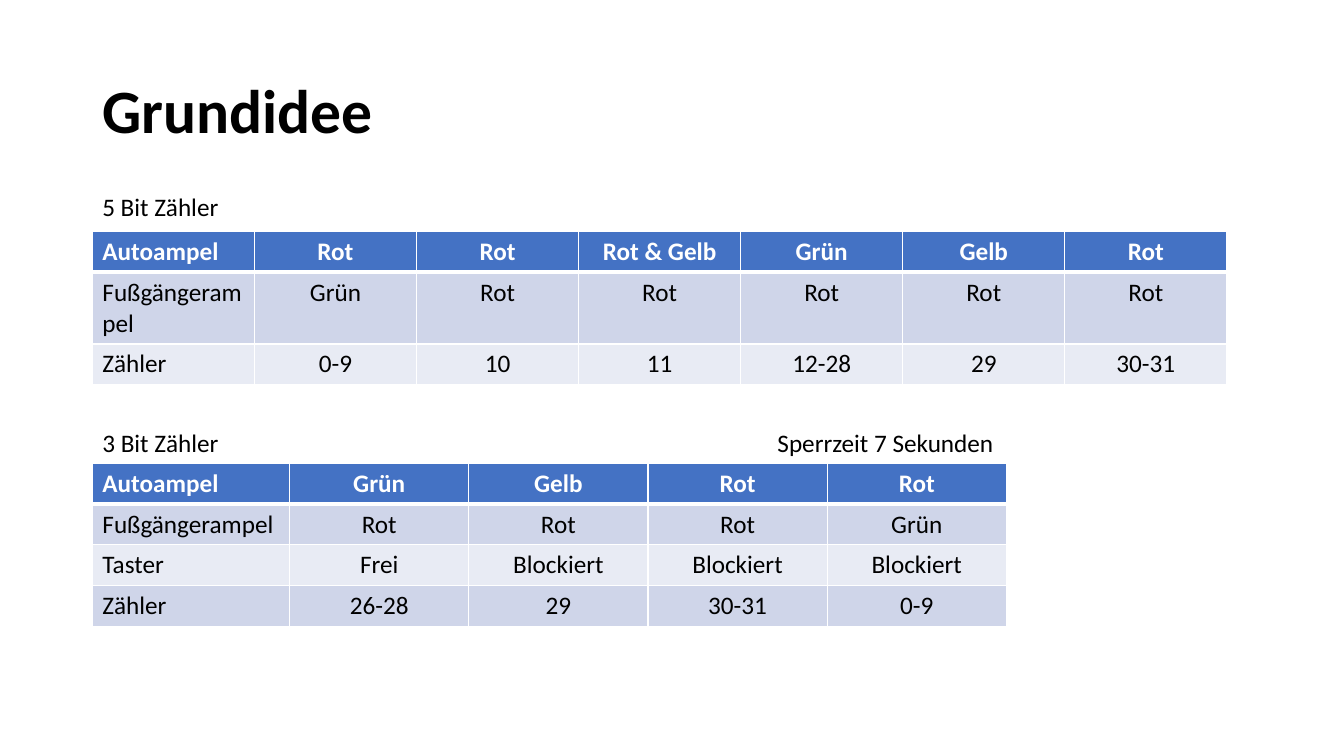
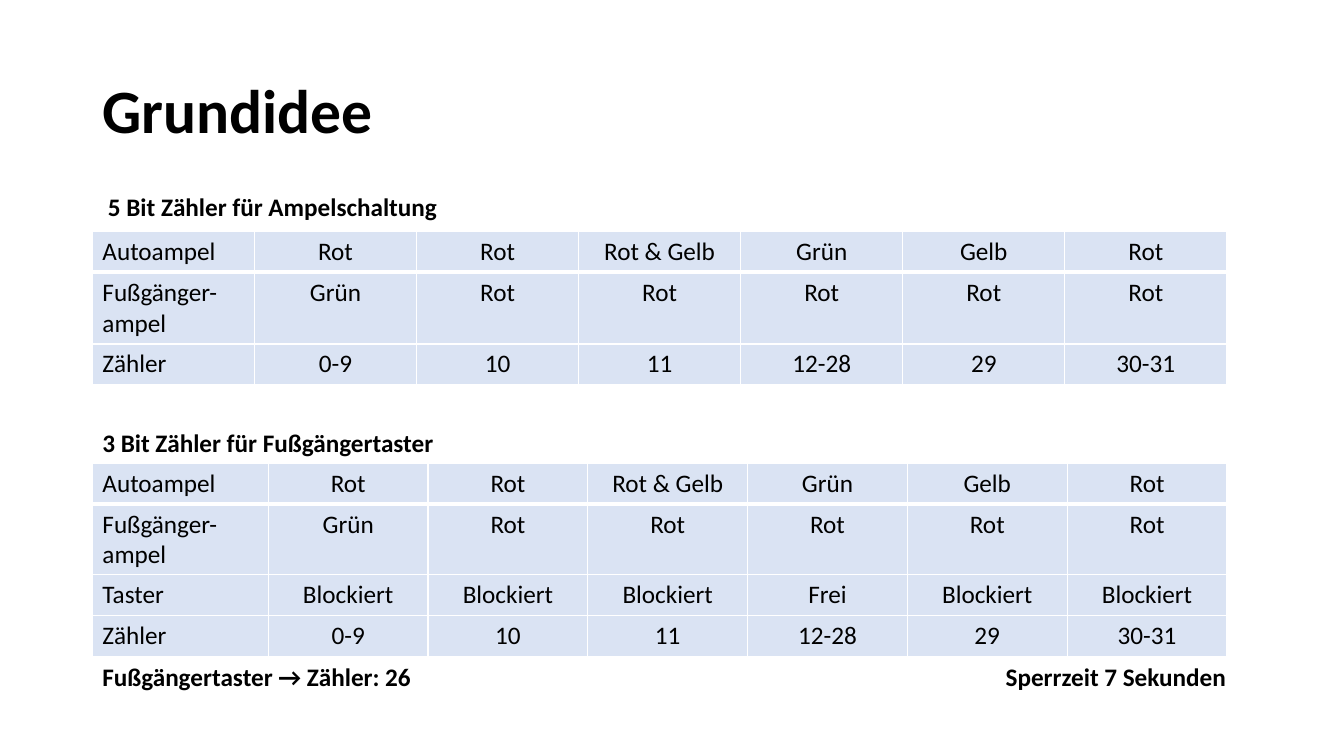
Before and after one commit to Seany1992/Info2-Stoppuhr, a slide deck: slide 3 of Info2Präsi.pptx. Drawn at 1344x756 pixels with LibreOffice and Linux fonts; fonts in the diff are those of the drawing. Boxes give left, top, right and bottom in pixels: in the first picture for what was removed or moved away, otherwise in the second. Text is boxed around its words. In the diff, an @@ line names an element or a change of style, - is before the commit and + after.

```diff
--- a/Info2Präsi.pptx
+++ b/Info2Präsi.pptx
@@ text at box(108, 198, 436, 221): text changed; bold on @@
-5 Bit Zähler
+5 Bit Zähler für Ampelschaltung
@@ table at box(93, 232, 1229, 384) @@
-row 2, column 1: Fußgängerampel
+row 2, column 1: Fußgänger- / ampel
@@ fill #4472C4 to #DAE3F3 in row 1 @@
@@ fill #CFD5EA to #DAE3F3 in row 2 @@
@@ fill #E9EBF5 to #DAE3F3 in row 3 @@
@@ text colour #FFFFFF to #000000, bold off in "Autoampel", "Rot", "Rot", "Rot & Gelb" and 3 more places @@
@@ text at box(102, 434, 433, 457): text changed; bold on @@
-3 Bit Zähler
+3 Bit Zähler für Fußgängertaster
@@ table at box(93, 463, 1231, 656) @@
-column 1: Autoampel | Fußgängerampel | Taster | Zähler
-column 2: Grün | Rot | Frei | 26-28
+column 1: Autoampel | Fußgänger- / ampel | Taster | Zähler
+column 2: Rot | Grün | Blockiert | 0-9
+column 3: Rot | Rot | Blockiert | 10
+column 4: Rot & Gelb | Rot | Blockiert | 11
+column 5: Grün | Rot | Frei | 12-28
-column 5: Rot | Grün | Blockiert | 0-9
@@ table: place and size @@
-table at box(93, 463, 1008, 626)
+table at box(93, 463, 1231, 656)
@@ text "Sperrzeit 7 Sekunden": place and size @@
-text "Sperrzeit 7 Sekunden" at box(777, 434, 994, 456)
+text "Sperrzeit 7 Sekunden" at box(1006, 668, 1226, 690)
@@ text "Sperrzeit 7 Sekunden" at box(1006, 668, 1226, 690): bold on @@
@@ text added at box(102, 668, 411, 691), 18 pt, text #000000, bold @@
+Fußgängertaster → Zähler: 26
```
Also in this commit, not shown: 6 other slides changed, 1 other file.
